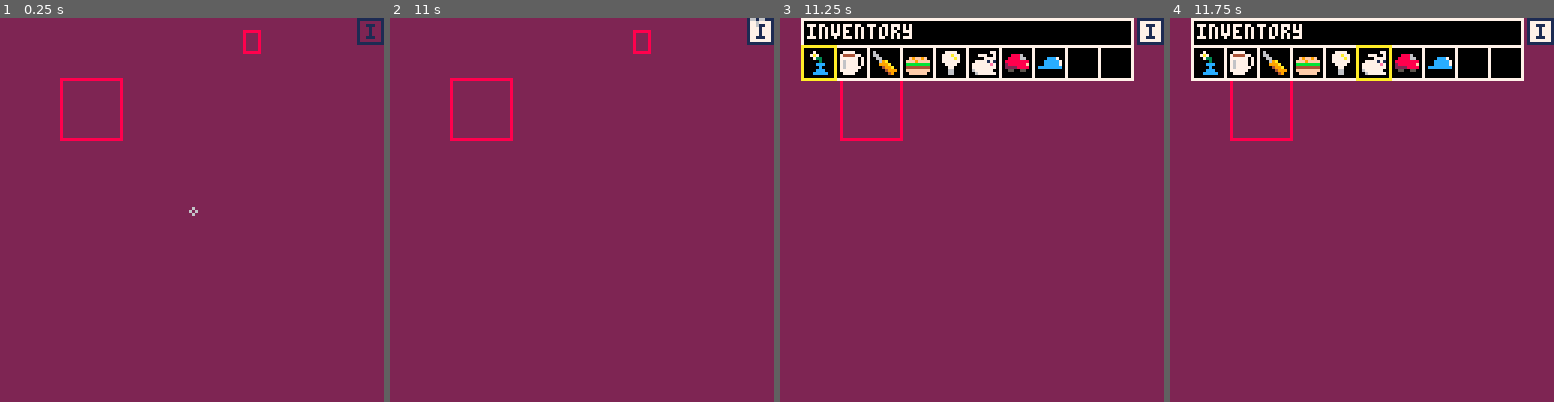
Above: before the commit, frames 1-4 (left to right).
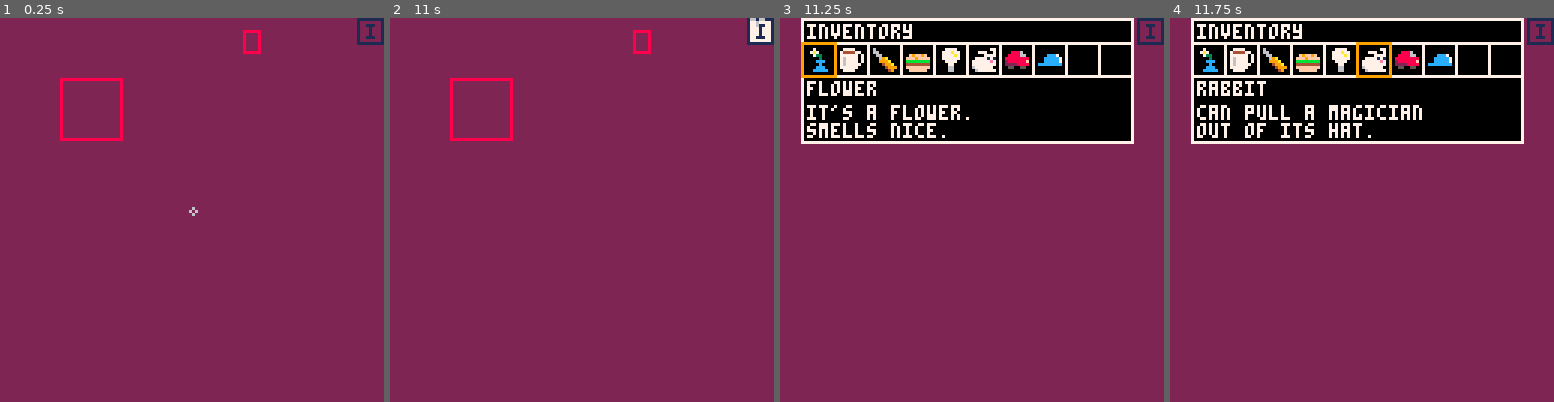
Above: after the commit, the same moments.

Repository: LuosRestil/pico8
Game: PICO-8 cartridge room/room.p8
The game is run twice, just before and just after one commit, with the same random seed, the same clock (stepped at 60 frames per second) and the same inputs.
Inputs:
- Up to frame 1 (0.25 s): no input
- Up to frame 2 (11 s): tap O (Z key) at 0.33, 1.07, 2.22, 3.72, 5.22, 6.72, 8.22, 9.72 s; tap Down at 0.7 s; tap X (X key) at 1.43, 2.07, 2.82, 3.57, 4.32, 5.07, 5.82, 6.57, 7.32, 8.07, 8.82, 9.57, 10.32 s; hold Up 1.97-2.63 s; hold Right 2.68-3.02 s; hold Down 3.07-3.73 s; hold Left 3.78-4.12 s; hold Up 4.17-4.5 s; hold Left 4.55-5.05 s; hold Right 5.1-5.93 s; hold Up 5.98-6.65 s; hold Right 6.7-7.03 s; hold Down 7.08-7.75 s; hold Left 7.8-8.13 s; hold Up 8.18-8.52 s; hold Left 8.57-9.07 s; hold Right 9.12-9.95 s; hold Up 10-10.67 s; hold Right from 10.72 s (still down)
- Up to frame 3 (11.25 s): release Right at 11.05 s; tap X (X key) at 11.07 s; hold Down from 11.1 s (still down); tap O (Z key) at 11.22 s
- Up to frame 4 (11.75 s): keep holding Down

Frames 1-2 are identical in both runs. In frame 3, 18% of the frame differs, in the area x 5-100%, y 0-33%; in frame 4, 18%.

Commit message:
room more inventory

Diff:
--- a/room/room.p8
+++ b/room/room.p8
@@ -74,14 +74,6 @@
 			end
 	end
 end
-
---todo
---[[
-*add item title to
-	inventory window
-*add item description to
-	inventory window
-]]
 
 function _draw()
 	cls(clrs.purple)
@@ -298,16 +290,10 @@
 }
 -->8
 --inventory
--->8
---util
-function txt_w(txt)
-	return #txt*3+#txt-1
-end
--->8
---inventory
 local w=110
-local h=20
+local h=19
 local x=7
+local by=8 --y of boxes
 
 function update_inv()
 	if btnp(➡️) and inv_idx<10 then
@@ -325,12 +311,13 @@
 	elseif btnp(❎) then
 		inv_open=false
 		set_ptr_from_inv()
+		active_item=nil
 	end
 end
 
 function set_ptr_from_inv()
 	ptr.x=x+(inv_idx-1)*11+6
-	ptr.y=15
+	ptr.y=by+6
 end
 
 function draw_inv()
@@ -342,7 +329,6 @@
 	--boxes
 	for i=0,9 do
 		local bx=x+i*11
-		local by=9
 		rect(
 			bx,by,bx+11,by+11,
 			clrs.white)
@@ -353,12 +339,37 @@
 	--items
 	for i,item in ipairs(inv) do
 		local ix=x+(i-1)*11+2
-		spr(item.sp,ix,11)
+		spr(item.sp,ix,by+2)
 	end
 	--highlight
 	local hx=x+(inv_idx-1)*11
-	rect(hx,9,hx+11,20,
-		clrs.yellow)
+	rect(hx,by,hx+11,by+11,
+		clrs.orange)
+
+	--item detail window
+	local item=inv[inv_idx]
+	if item==nil then return end
+	local desc_lines=
+		#split(item.desc,"\n")
+	local idh= --item detail hght
+		(desc_lines+1)*5+
+		desc_lines+5
+	local idy=by+11
+	--bg
+	rectfill(
+		x,idy,x+w,idy+idh,clrs.black)
+	--border
+	rect(
+		x,idy,x+w,idy+idh,clrs.white)
+	--name
+	print(item.name,x+2,idy+2,
+		clrs.white)
+	--desc
+	print(item.desc,x+2,idy+10,
+		clrs.white)
+	--highlight again...
+	rect(hx,by,hx+11,by+11,
+		clrs.orange)
 end
 
 function init_inv_btn()
@@ -387,6 +398,7 @@
 		end,
 		activate=function(self)
 			inv_open=true
+			hovered_item=nil
 		end
 	}
 end
@@ -447,6 +459,11 @@
 			sp=20,
 		},
 	}
+end
+-->8
+--util
+function txt_w(txt)
+	return #txt*3+#txt-1
 end
 __gfx__
 00000000007000000777700060000000000000000000000000000000000000000000000000000000000000000000000000000000000000000000000000000000
